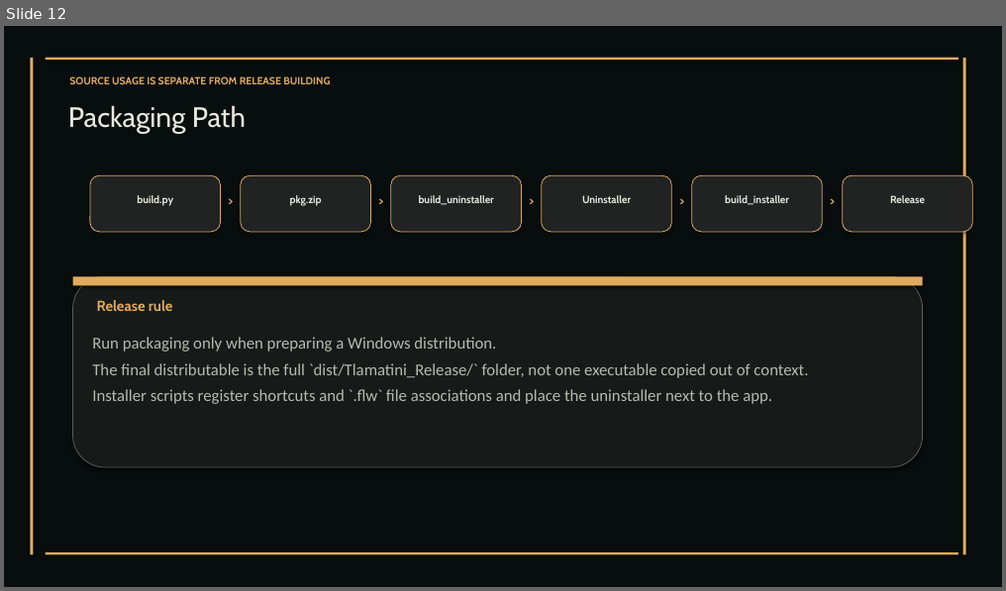
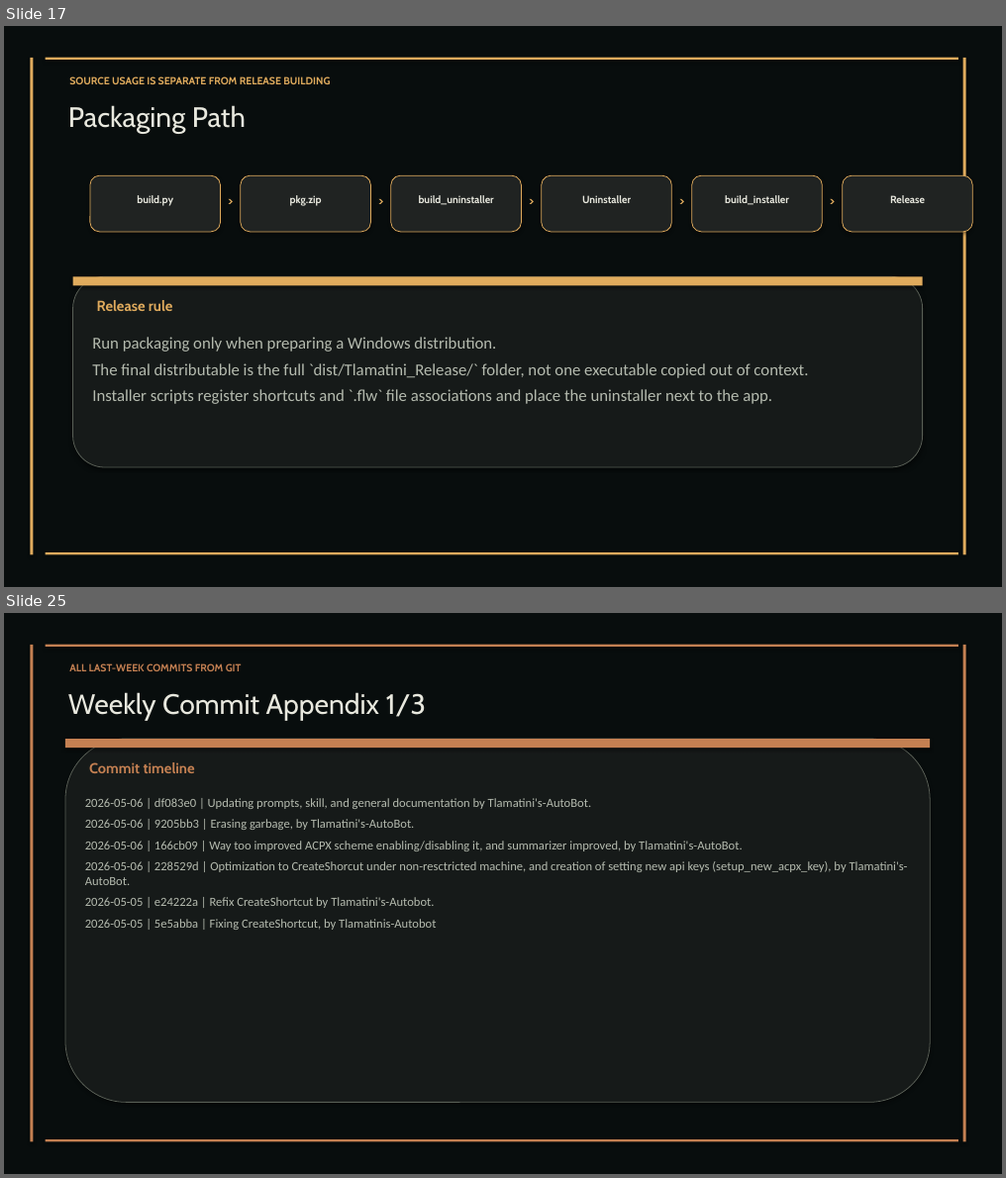
Before and after one commit to XAIHT/Tlamatini, a slide deck: Tlamatini_eXtended_Artificial_Intelligence_Humanly_Tempered.pptx. Shown one above the other, each under a label of ours: slide 12 before the commit, slides 17 and 25 after it; the slides between them are not shown. The pictures are 1006x591 and 1006x1178 pixels, drawn with LibreOffice and Linux fonts; fonts in the diff are those of the drawing. Boxes give left, top, right and bottom in pixels: in the first picture for what was removed or moved away, otherwise in the second. Text is boxed around its words. In the diff, an @@ line names an element or a change of style, - is before the commit and + after.

Commit message:
Updating doc generation asset, and documentation, by Tlamatini's-AutoBot.

```diff
--- a/Tlamatini_eXtended_Artificial_Intelligence_Humanly_Tempered.pptx
+++ b/Tlamatini_eXtended_Artificial_Intelligence_Humanly_Tempered.pptx
@@ slide 25 added at (x1=4, y1=613, x2=1002, y2=1174), background #FFFFFF @@
@@ rectangle added at (x1=4, y1=613, x2=1002, y2=1174), fill #080D0D @@
@@ rectangle added at (x1=30, y1=645, x2=33, y2=1143), fill #C48052 @@
@@ rectangle added at (x1=46, y1=645, x2=958, y2=647), fill #C48052 @@
@@ text added at (x1=69, y1=663, x2=242, y2=671), 10 pt, text #C48052, bold @@
+ALL LAST-WEEK COMMITS FROM GIT
@@ rectangle added at (x1=963, y1=645, x2=966, y2=1143), fill #C48052 @@
@@ text added at (x1=68, y1=692, x2=427, y2=720), 27 pt, text #E8E8DE @@
+Weekly Commit Appendix 1/3
@@ rounded rectangle added at (x1=65, y1=739, x2=930, y2=1103), fill #161A19, outline #595F56 0.75 pt @@
@@ rectangle added at (x1=65, y1=739, x2=930, y2=748), fill #C48052 @@
@@ text added at (x1=89, y1=762, x2=195, y2=773), 14 pt, text #C48052, bold @@
+Commit timeline
@@ text added at (x1=85, y1=798, x2=908, y2=930), 12 pt, text #B4BAAE @@
+2026-05-06 | df083e0 | Updating prompts, skill, and general documentation by Tlamatini's-AutoBot.
+2026-05-06 | 9205bb3 | Erasing garbage, by Tlamatini's-AutoBot.
+2026-05-06 | 166cb09 | Way too improved ACPX scheme enabling/disabling it, and summarizer improved, by Tlamatini's-AutoBot.
+2026-05-06 | 228529d | Optimization to CreateShorcut under non-resctricted machine, and creation of setting new api keys (setup_new_acpx_key), by Tlamatini's-AutoBot.
+2026-05-05 | e24222a | Refix CreateShortcut by Tlamatini's-Autobot.
+2026-05-05 | 5e5abba | Fixing CreateShortcut, by Tlamatinis-Autobot
@@ rectangle added at (x1=46, y1=1140, x2=958, y2=1143), fill #C48052 @@
@@ what was slide 12 is now slide 17 @@
```
Also in this commit, not shown: 20 slides changed, 14 other slides added, 1 slide removed, 2 other files.
